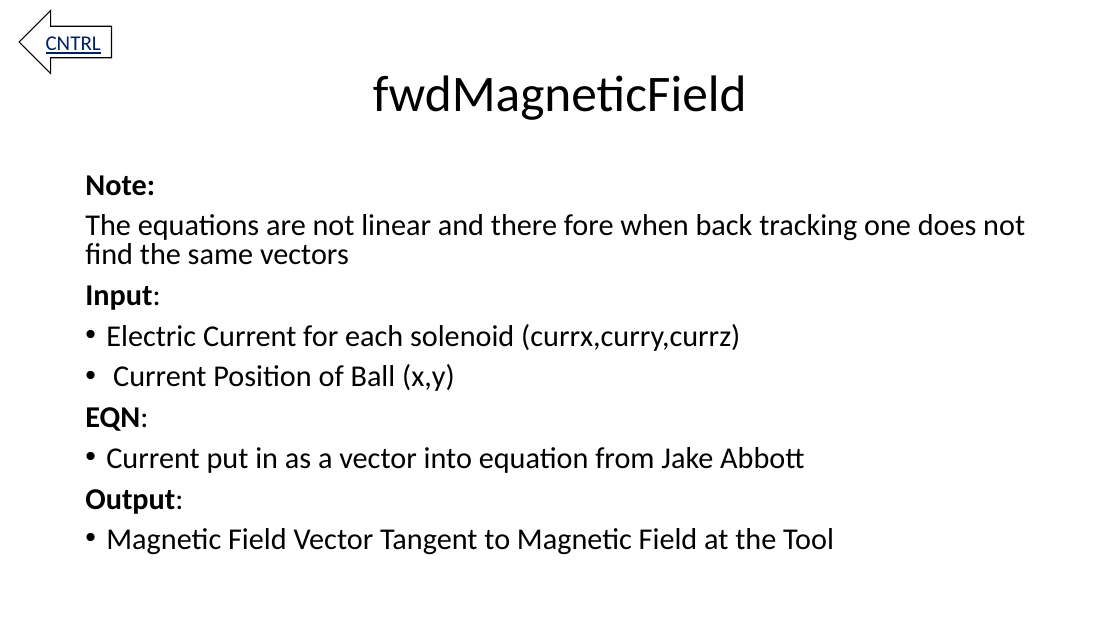
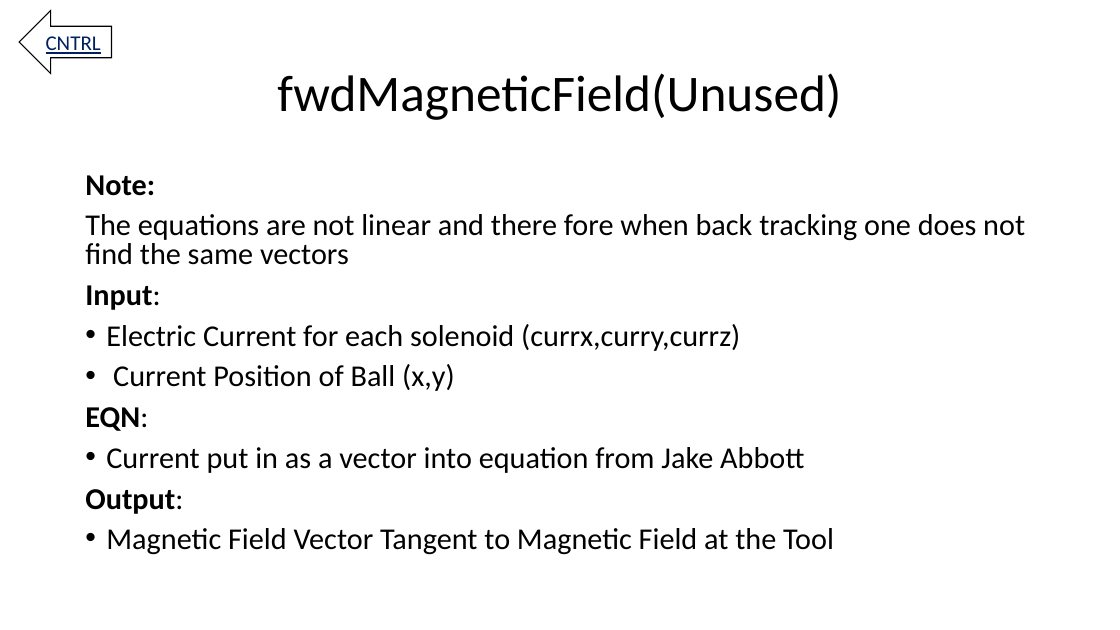
Before and after one commit to RoboticSwarmControl/3AxisMagnet, a slide deck: slide 11 of Omnimagnet Mind Map 06.25.2016 (wo parameter description).pptx. Drawn at 1120x630 pixels with LibreOffice and Linux fonts; fonts in the diff are those of the drawing. Boxes give left, top, right and bottom in pixels: in the first picture for what was removed or moved away, otherwise in the second. Text is boxed around its words. In the diff, an @@ line names an element or a change of style, - is before the commit and + after.

```diff
--- a/Omnimagnet Mind Map 06.25.2016 (wo parameter description).pptx
+++ b/Omnimagnet Mind Map 06.25.2016 (wo parameter description).pptx
@@ title at (277,73,841,120): text changed @@
-fwdMagneticField
+fwdMagneticField(Unused)
```
Also in this commit, not shown: 11 other slides changed, 2 slides removed.
